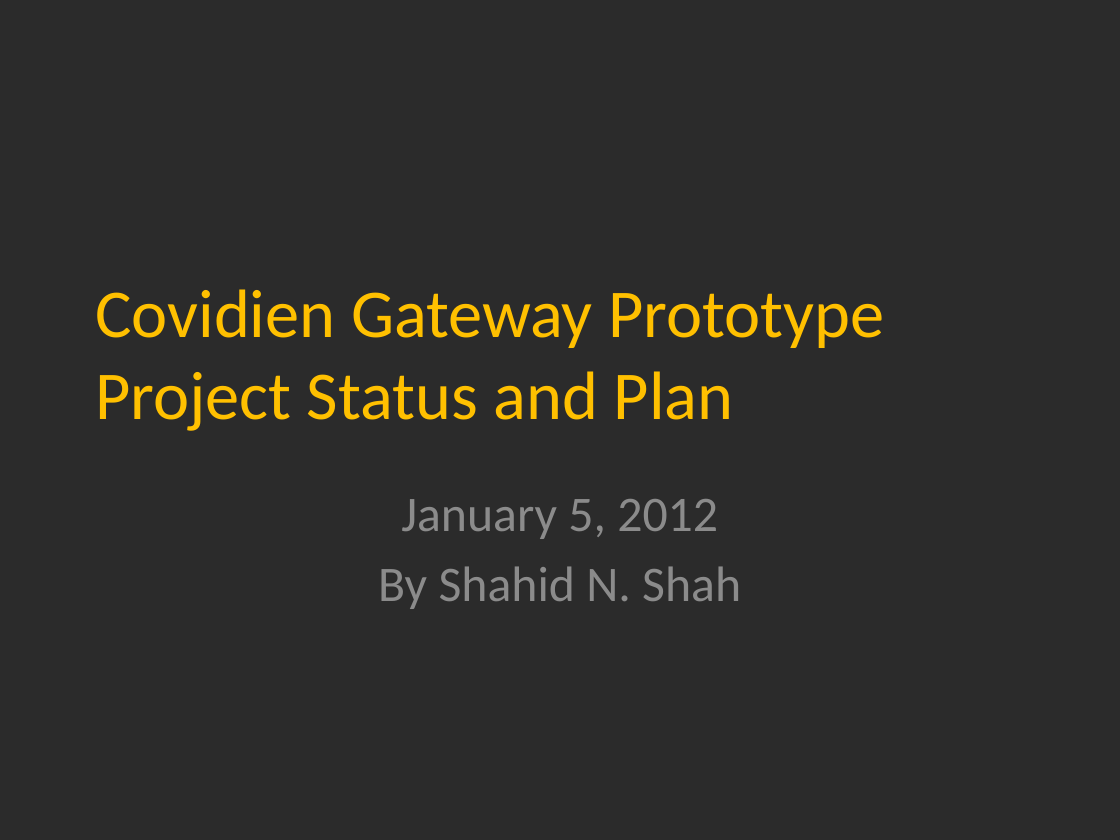
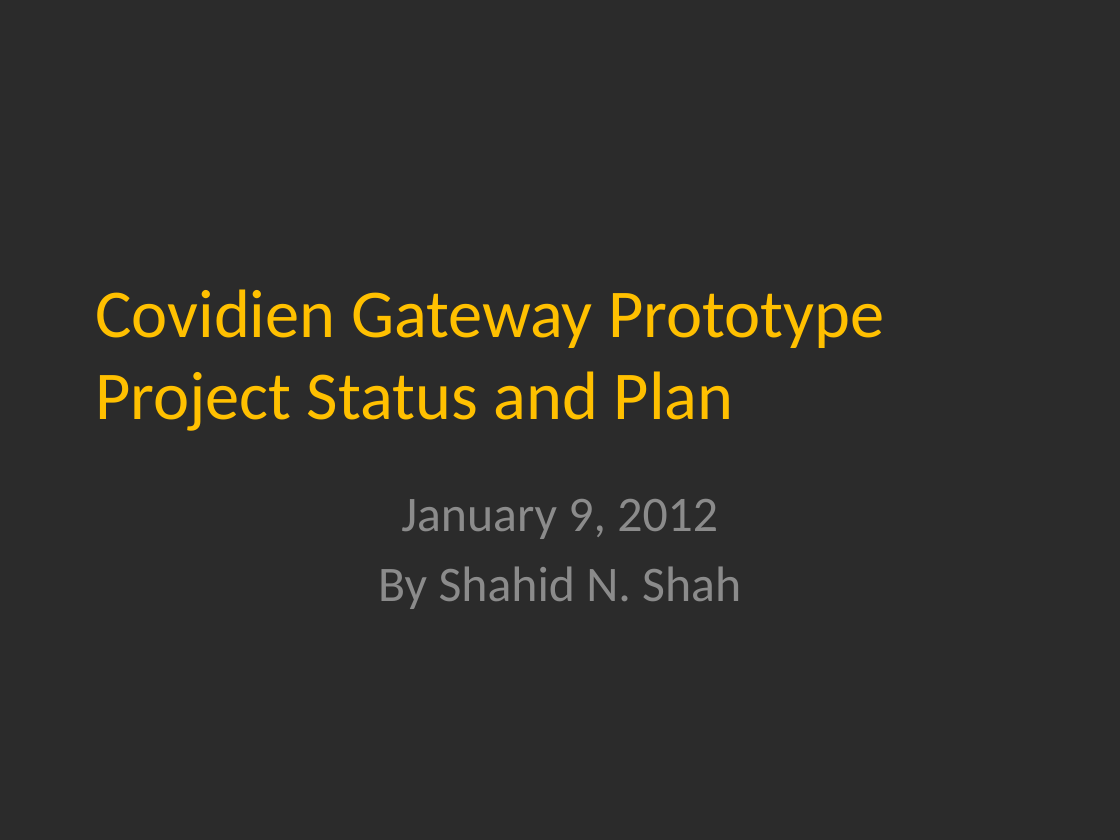
Before and after one commit to netspective/fluent, a slide deck: slide 1 of support/documents/Covidien Gateway Prototype Project Status and Plan.pptx. Drawn at 1120x840 pixels with LibreOffice and Linux fonts; fonts in the diff are those of the drawing; background and template pictures are left out; a plain dark background stands for a picture behind light text. Boxes give left, top, right and bottom in pixels: in the first picture for what was removed or moved away, otherwise in the second. Text is boxed around its words. In the diff, an @@ line names an element or a change of style, - is before the commit and + after.

```diff
--- a/support/documents/Covidien Gateway Prototype Project Status and Plan.pptx
+++ b/support/documents/Covidien Gateway Prototype Project Status and Plan.pptx
@@ subtitle at (x1=401, y1=499, x2=718, y2=539): text changed @@
-January 5, 2012
+January 9, 2012
```
Also in this commit, not shown: 6 other slides changed, 5 slides added, 3 slides removed.
